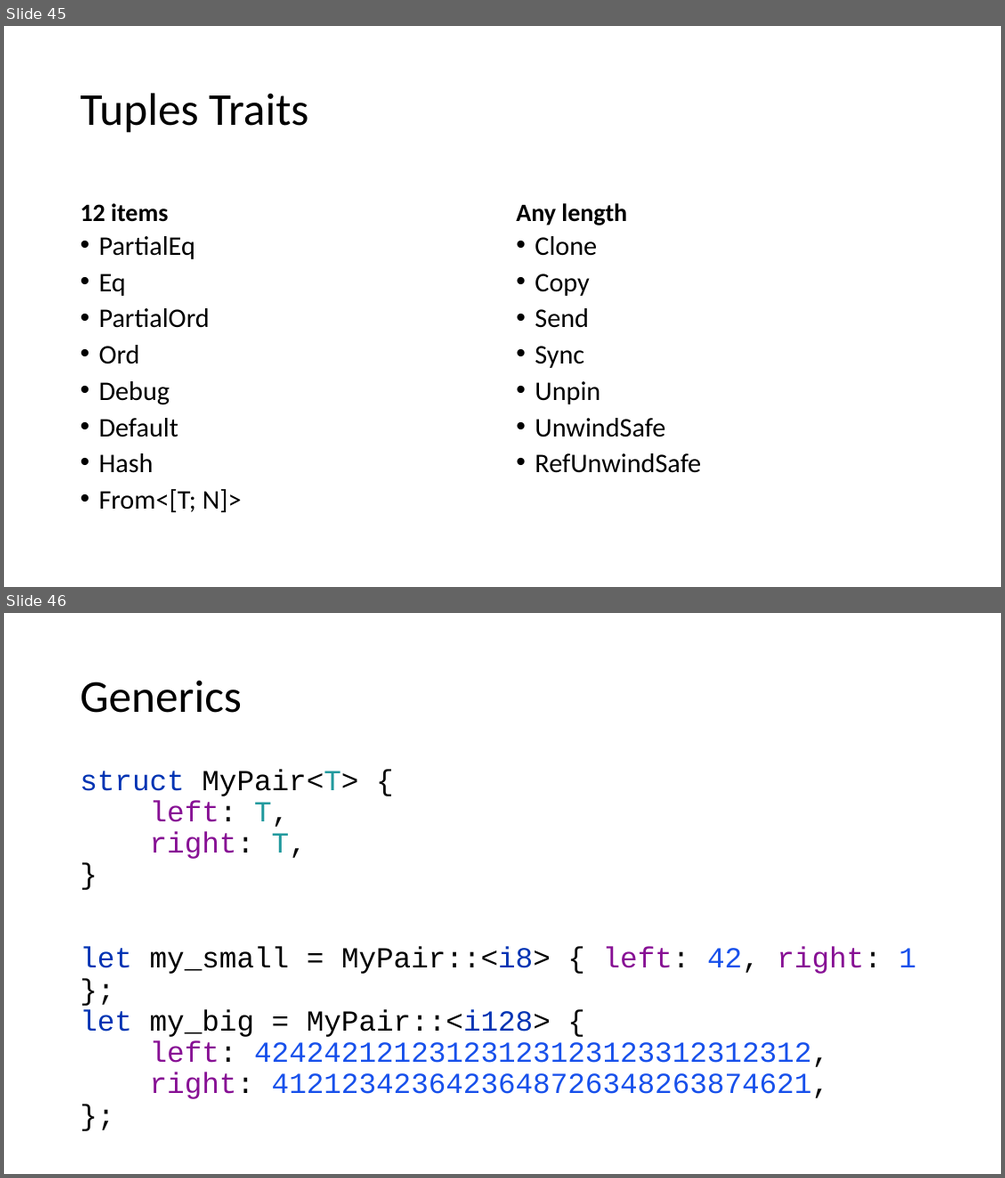
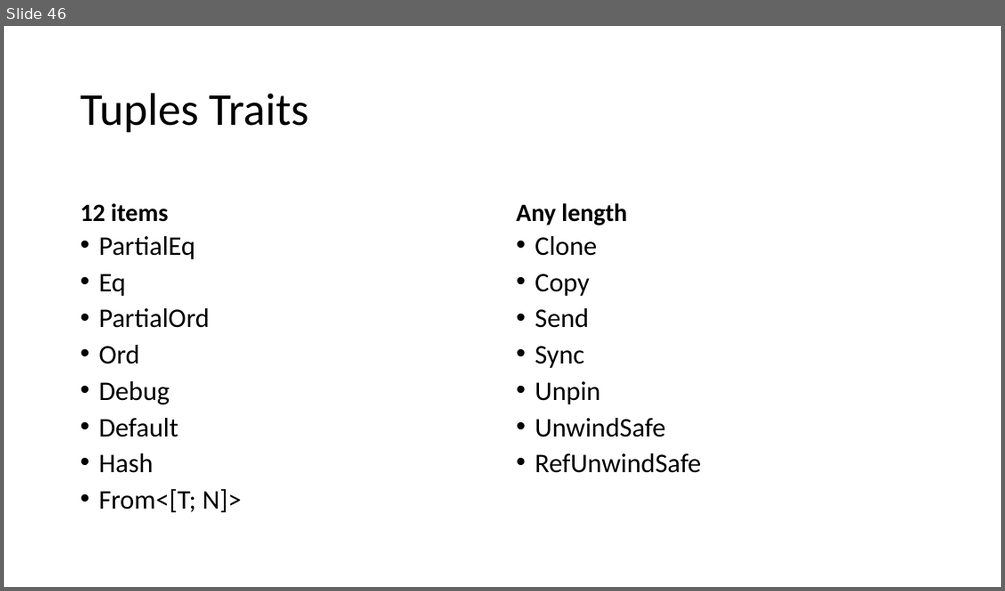
Before and after one commit to kugushev/course-rust-basics, a slide deck: pres/02-BuildingBlocks.pptx. Shown one above the other, each under a label of ours: slides 45 and 46 before the commit, slide 46 after it. The pictures are 1005x1178 and 1005x591 pixels, drawn with LibreOffice and Linux fonts; fonts in the diff are those of the drawing. Boxes give left, top, right and bottom in pixels: in the first picture for what was removed or moved away, otherwise in the second. Text is boxed around its words. In the diff, an @@ line names an element or a change of style, - is before the commit and + after.

```diff
--- a/pres/02-BuildingBlocks.pptx
+++ b/pres/02-BuildingBlocks.pptx
@@ slide 46 removed at <box>4,613,1001,1174</box>, background #FFFFFF @@
@@ title removed at <box>80,680,242,713</box> @@
-Generics
@@ text removed at <box>80,769,916,1099</box> @@
-struct MyPair<T> {
-left: T,
-right: T,
-}
-let my_small = MyPair::<i8> { left: 42, right: 1 };
-let my_big = MyPair::<i128> {
-left: 42424212123123123123123312312312,
-right: 4121234236423648726348263874621,
-};
@@ what was slide 45 is now slide 46 @@
```
Also in this commit, not shown: 2 slides changed, 1 slide added, 25 other slides removed, 1 other file.
